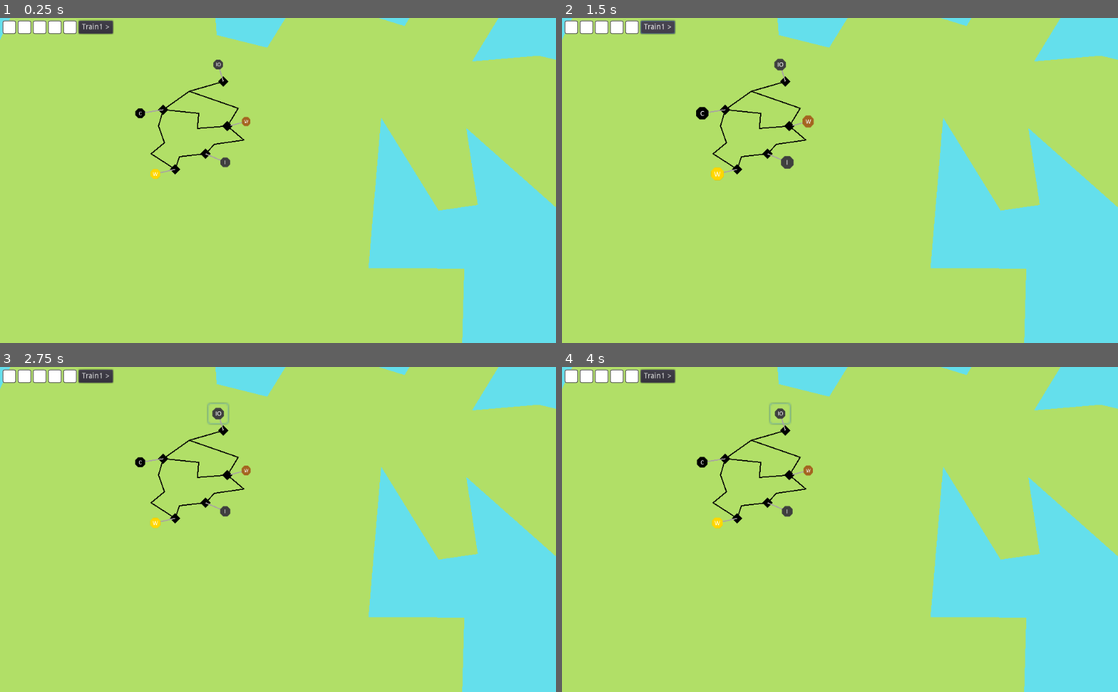
Above: before the commit, frames 1-4 (two rows, left to right).
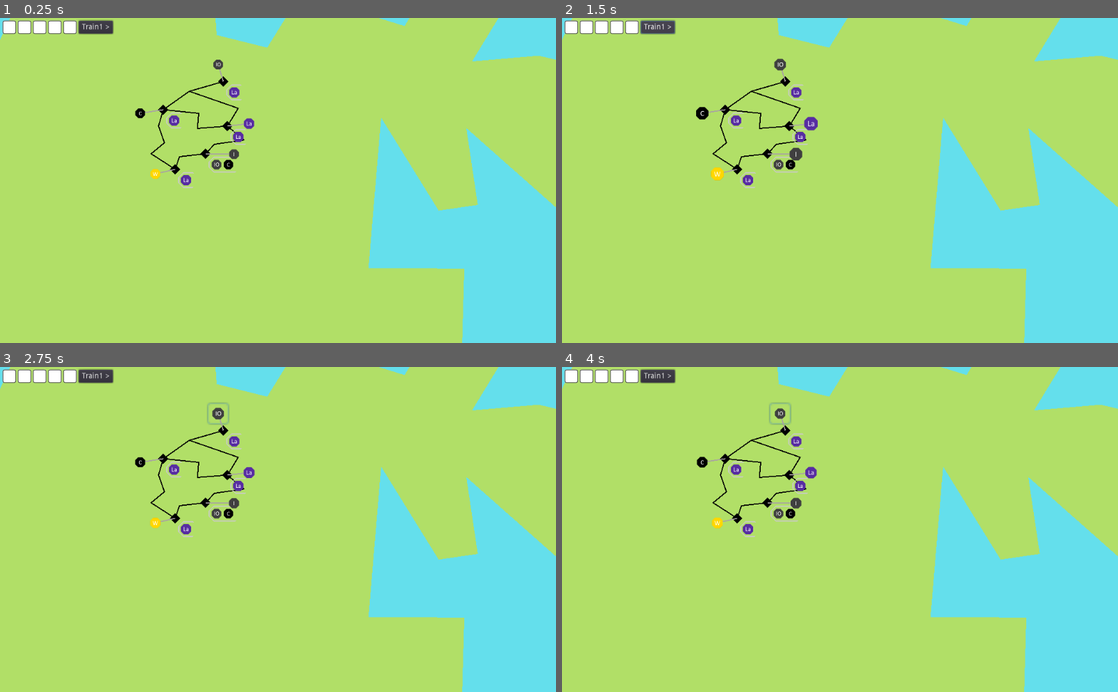
Above: after the commit, the same moments.

Repository: LeBoku/supply-chained
Game: Godot game, scene res://Game.tscn
The game is run twice, just before and just after one commit, with the same random seed, the same clock (stepped at 60 frames per second) and the same inputs.
Inputs (mouse positions are in pixels of both pictures, inside the frame that each line leads up to):
- Up to frame 1 (0.25 s): no input
- Up to frame 2 (1.5 s): click (778, 63) at 0.52 s; click "Train1 >" at 1.25 s
- Up to frame 3 (2.75 s): click (216, 412) at 2.02 s
- Up to frame 4 (4 s): click "Train1 >" at 2.75 s; click (778, 412) at 3.52 s

The runs differ from the first frame. In frame 1, 0.6% of the frame differs, in the area x 29-46%, y 20-53%; in frame 2, 0.7%; in frame 3, 0.7%; in frame 4, 0.7%.

Commit message:
added requirements display

Diff:
--- a/supply-chained/Game.tscn
+++ b/supply-chained/Game.tscn
@@ -70,12 +70,10 @@
 
 [node name="Town" parent="Map" instance=ExtResource( 2 )]
 position = Vector2( 153.46, 199.748 )
-requires = PoolStringArray( "" )
 
-[node name="WoodCutter" parent="Map/Town" instance=ExtResource( 8 )]
-position = Vector2( 17.2013, -4.21957 )
-scale = Vector2( 0.841186, 0.909091 )
-produces = "wood"
+[node name="Labor" parent="Map/Town" instance=ExtResource( 8 )]
+position = Vector2( 19.8526, -2.24747 )
+produces = "labor"
 
 [node name="Rail1" parent="Map" instance=ExtResource( 3 )]
 points = PoolVector2Array( 133.366, 225.888, 109.218, 228.032, 104.667, 239 )
@@ -85,7 +83,7 @@
 requires = PoolStringArray( "iron-ore", "coal" )
 
 [node name="Iron" parent="Map/Smelter" instance=ExtResource( 8 )]
-position = Vector2( 18.106, 7.90728 )
+position = Vector2( 26.129, 0.356285 )
 produces = "iron"
 
 [node name="Rail5" parent="Map" instance=ExtResource( 3 )]
@@ -128,5 +126,4 @@
 [node name="Train1Hud" parent="HUD/CarriersHud" instance=ExtResource( 4 )]
 margin_right = 90.0
 margin_bottom = 24.0
-
 [connection signal="carrier_selected" from="HUD/CarriersHud/Train1Hud" to="." method="_on_carrier_selected"]
--- a/supply-chained/Production/Production.tscn
+++ b/supply-chained/Production/Production.tscn
@@ -32,5 +32,4 @@
 [node name="Connector" type="Line2D" parent="."]
 width = 1.0
 default_color = Color( 0.666667, 0.643137, 0.643137, 1 )
-
 [connection signal="pressed" from="Button" to="." method="_on_Button_pressed"]
--- a/supply-chained/connection/ConnectionHelper.tscn
+++ b/supply-chained/connection/ConnectionHelper.tscn
@@ -8,5 +8,3 @@
 width = 1.0
 default_color = Color( 0, 0, 0, 1 )
 script = ExtResource( 1 )
-stationA = NodePath("../Town")
-stationB = NodePath("../Mine")
--- a/supply-chained/material/material_helper.gd
+++ b/supply-chained/material/material_helper.gd
@@ -7,6 +7,7 @@
 	"iron": preload("res://material/icons/iron.png"),
 	"wheat": preload("res://material/icons/wheat.png"),
 	"wood": preload("res://material/icons/wood.png"),
+	"labor": preload("res://material/icons/labor.png"),
 }
 
 func get_icon(name:String):
--- a/supply-chained/station/Station.gd
+++ b/supply-chained/station/Station.gd
@@ -3,10 +3,13 @@
 
 const Util = preload("res://util/Util.gd")
 
-export var requires = PoolStringArray()
+export var requires = PoolStringArray(["labor"])
 var out_connections = []
 
 onready var route_builder = get_node('/root/RouteBuilder')
+
+func _ready():
+	display_requirements()
 
 func get_connected_stations():
 	var stations = []
@@ -30,3 +33,13 @@
 
 	yield(get_tree().create_timer(timeout), "timeout")
 	return cargo
+
+func display_requirements():
+	$Requirements.visible = len(requires) > 0
+	for r in requires:
+		var icon = $"/root/MaterialHelper".get_icon(r)
+		var sprite = $Requirements/Box/Template.duplicate()
+		sprite.texture = icon
+		$Requirements/Box.add_child(sprite)
+
+	$Requirements/Box/Template.visible=false
--- a/supply-chained/station/Station.tscn
+++ b/supply-chained/station/Station.tscn
@@ -1,7 +1,25 @@
-[gd_scene load_steps=3 format=2]
+[gd_scene load_steps=5 format=2]
 
 [ext_resource path="res://station/Station.gd" type="Script" id=1]
 [ext_resource path="res://img/resource.png" type="Texture" id=2]
+[ext_resource path="res://material/icons/placeholder.png" type="Texture" id=3]
+
+[sub_resource type="StyleBoxFlat" id=1]
+content_margin_left = 0.0
+content_margin_right = 0.0
+content_margin_top = 0.0
+content_margin_bottom = 0.0
+draw_center = false
+border_width_left = 1
+border_width_top = 1
+border_width_bottom = 1
+corner_radius_top_left = 4
+corner_radius_bottom_left = 4
+corner_detail = 1
+expand_margin_left = 2.0
+expand_margin_right = 2.0
+expand_margin_top = 2.0
+expand_margin_bottom = 2.0
 
 [node name="Station" type="Position2D" groups=[
 "Station",
@@ -13,3 +31,28 @@
 light_mask = -2147483647
 scale = Vector2( 0.2, 0.2 )
 texture = ExtResource( 2 )
+
+[node name="Requirements" type="PanelContainer" parent="."]
+margin_left = 5.0
+margin_top = 5.0
+margin_right = 15.0
+margin_bottom = 15.0
+custom_styles/panel = SubResource( 1 )
+__meta__ = {
+"_edit_use_anchors_": false
+}
+
+[node name="Box" type="HBoxContainer" parent="Requirements"]
+margin_right = 10.0
+margin_bottom = 10.0
+custom_constants/separation = 1
+__meta__ = {
+"_edit_use_anchors_": false
+}
+
+[node name="Template" type="TextureRect" parent="Requirements/Box"]
+margin_right = 10.0
+margin_bottom = 10.0
+rect_min_size = Vector2( 10, 10 )
+texture = ExtResource( 3 )
+expand = true
Binary file added: supply-chained/material/icons/labor.png
Not shown, added: supply-chained/material/icons/labor.png.import
Binary file changed: supply-chained/material/icons/wood.png
